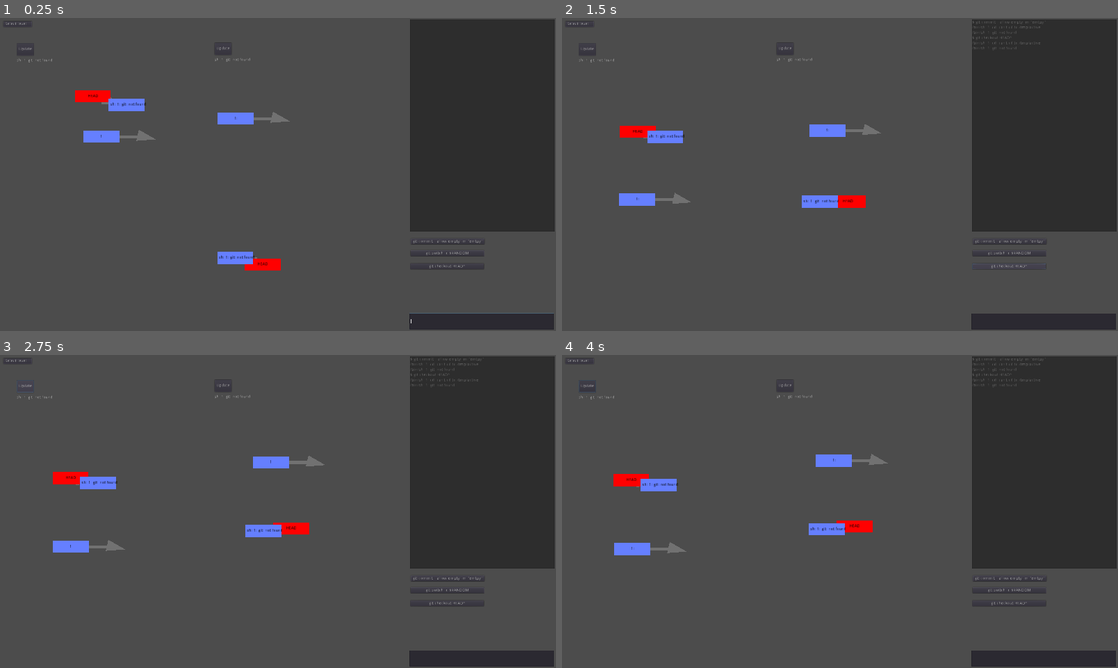
Above: before the commit, frames 1-4 (two rows, left to right).
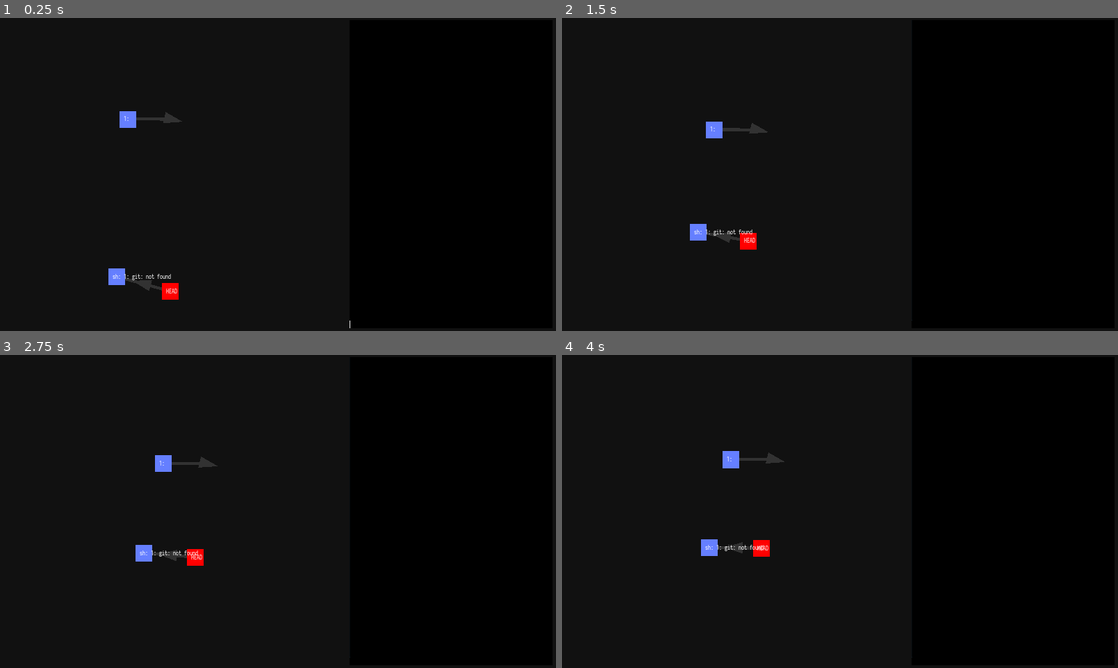
Above: after the commit, the same moments.

Repository: git-learning-game/oh-my-git
Game: Godot game, scene res://main.tscn
Two runs of this game, one before a commit and one after it. Both use one fixed random seed, a clock stepped at 60 frames per second and the inputs below.
Inputs (mouse positions are in pixels of both pictures, inside the frame that each line leads up to):
- Up to frame 1 (0.25 s): no input
- Up to frame 2 (1.5 s): click (1012, 240) at 0.5 s, where only the run before the commit has a clickable "git commit --allow-empty -m '…"; click (1006, 265) at 1.25 s, where only the run before the commit has a clickable "git checkout HEAD^"
- Up to frame 3 (2.75 s): click (27, 386) at 2 s, where only the run before the commit has a clickable "Update"
- Up to frame 4 (4 s): click (578, 361) at 2.75 s, where only the run before the commit has a clickable "Select level..."; move the mouse to (634, 480) at 3.52 s; hold Right (right) from 3.53 s (still down); click (634, 480) at 3.6 s

The runs differ from the first frame. In frame 1, 100% of the frame differs, in the area x 0-100%, y 0-100%; in frame 2, 100%; in frame 3, 100%; in frame 4, 100%.

Commit message:
Better colors and fonts

Diff:
--- a/arrow.tscn
+++ b/arrow.tscn
@@ -1,25 +1,29 @@
-[gd_scene load_steps=2 format=2]
+[gd_scene load_steps=3 format=2]
 
 [ext_resource path="res://arrow.gd" type="Script" id=1]
+[ext_resource path="res://fonts/default.tres" type="DynamicFont" id=2]
 
 [node name="Arrow" type="Node2D"]
+show_behind_parent = true
+z_as_relative = false
 script = ExtResource( 1 )
 
 [node name="Line" type="Line2D" parent="."]
-z_index = -1
 points = PoolVector2Array( -0.480499, -0.11055, 158.301, 0.581757 )
-default_color = Color( 0.447059, 0.447059, 0.447059, 1 )
+default_color = Color( 0.2, 0.2, 0.2, 1 )
 
 [node name="Tip" type="Node2D" parent="."]
 position = Vector2( 149.835, 0.290878 )
+z_index = 1
 
 [node name="Polygon" type="Polygon2D" parent="Tip"]
 position = Vector2( -9.66138, -2.89842 )
 z_index = -1
-color = Color( 0.447059, 0.447059, 0.447059, 1 )
+color = Color( 0.2, 0.2, 0.2, 1 )
 polygon = PoolVector2Array( -19.8744, 17.0372, 47.7551, 11.8845, -10.5351, -21.2861 )
 
 [node name="Label" type="Node2D" parent="."]
+visible = false
 position = Vector2( 102, 46 )
 
 [node name="ID" type="Label" parent="Label"]
@@ -27,6 +31,8 @@
 margin_top = -5.93085
 margin_right = 20.626
 margin_bottom = 8.06915
+custom_fonts/font = ExtResource( 2 )
+custom_colors/font_color = Color( 1, 1, 1, 1 )
 text = "label"
 align = 1
 __meta__ = {
--- a/command_button.gd
+++ b/command_button.gd
@@ -5,4 +5,4 @@
 
 
 func pressed():
-	$"..".send_command(text)
+	$"../..".send_command(text)
--- /dev/null
+++ b/fonts/default.tres
@@ -0,0 +1,7 @@
+[gd_resource type="DynamicFont" load_steps=2 format=2]
+
+[ext_resource path="res://fonts/iosevka-regular.ttf" type="DynamicFontData" id=1]
+
+[resource]
+size = 20
+font_data = ExtResource( 1 )
--- a/main.gd
+++ b/main.gd
@@ -4,6 +4,9 @@
 
 var server
 var client_connection
+
+onready var input = $Terminal/Control/Input
+onready var output = $Terminal/Control/Output
 
 func _ready():
 	# Initialize level select.
@@ -18,7 +21,7 @@
 
 	# Load first level.
 	load_level(0)
-	$Terminal/Input.grab_focus()
+	input.grab_focus()
 
 func list_levels():
 	var levels = []
@@ -95,7 +98,7 @@
 
 func read_commit_message():
 	$CommitMessage.show()
-	$Terminal/Input.editable = false
+	input.editable = false
 	$CommitMessage.text = game.read_file($ActiveRepository.path+"/.git/COMMIT_EDITMSG")
 	$CommitMessage.grab_focus()
 
@@ -103,7 +106,7 @@
 	game.write_file($ActiveRepository.path+"/.git/COMMIT_EDITMSG", $CommitMessage.text)
 	print("disconnect")
 	client_connection.disconnect_from_host()
-	$Terminal/Input.editable = true
+	input.editable = true
 	$CommitMessage.text = ""
 	$CommitMessage.hide()
-	$Terminal/Input.grab_focus()
+	input.grab_focus()
--- a/main.tscn
+++ b/main.tscn
@@ -1,81 +1,125 @@
-[gd_scene load_steps=5 format=2]
+[gd_scene load_steps=8 format=2]
 
 [ext_resource path="res://terminal.gd" type="Script" id=1]
 [ext_resource path="res://main.gd" type="Script" id=2]
 [ext_resource path="res://repository.tscn" type="PackedScene" id=3]
 [ext_resource path="res://command_button.tscn" type="PackedScene" id=4]
+[ext_resource path="res://fonts/default.tres" type="DynamicFont" id=5]
+
+[sub_resource type="StyleBoxFlat" id=1]
+bg_color = Color( 0, 0, 0, 1 )
+
+[sub_resource type="StyleBoxFlat" id=2]
+bg_color = Color( 0, 0, 0, 1 )
 
 [node name="Main" type="Node2D"]
 script = ExtResource( 2 )
 
-[node name="Terminal" type="Node2D" parent="."]
-z_index = 1
+[node name="Background" type="ColorRect" parent="."]
+margin_right = 1922.0
+margin_bottom = 1081.0
+mouse_filter = 2
+color = Color( 0.0705882, 0.0705882, 0.0705882, 1 )
+__meta__ = {
+"_edit_use_anchors_": false
+}
+
+[node name="Terminal" type="Control" parent="."]
 script = ExtResource( 1 )
+__meta__ = {
+"_edit_use_anchors_": false
+}
 
-[node name="Output" type="TextEdit" parent="Terminal"]
-margin_left = 1416.0
-margin_top = 4.0
-margin_right = 1915.0
-margin_bottom = 737.0
+[node name="Control" type="VBoxContainer" parent="Terminal"]
+anchor_right = 1.0
+anchor_bottom = 1.0
+margin_left = 1208.0
+margin_top = 6.0
+margin_right = 1908.0
+margin_bottom = 1070.0
+custom_constants/separation = 0
+__meta__ = {
+"_edit_use_anchors_": false
+}
+
+[node name="Output" type="TextEdit" parent="Terminal/Control"]
+margin_right = 700.0
+margin_bottom = 1038.0
+size_flags_vertical = 3
+custom_styles/read_only = SubResource( 1 )
+custom_fonts/font = ExtResource( 5 )
 readonly = true
 __meta__ = {
 "_edit_use_anchors_": false
 }
 
-[node name="Input" type="LineEdit" parent="Terminal"]
-margin_left = 1414.0
-margin_top = 1019.0
-margin_right = 1913.0
-margin_bottom = 1075.0
+[node name="Button" parent="Terminal/Control" instance=ExtResource( 4 )]
+visible = false
+margin_left = 0.0
+margin_top = 852.0
+margin_right = 700.0
+margin_bottom = 905.0
+align = 0
+
+[node name="Button2" parent="Terminal/Control" instance=ExtResource( 4 )]
+visible = false
+margin_left = 0.0
+margin_top = 905.0
+margin_right = 700.0
+margin_bottom = 958.0
+text = "git switch -c $RANDOM"
+align = 0
+
+[node name="Button3" parent="Terminal/Control" instance=ExtResource( 4 )]
+visible = false
+margin_left = 0.0
+margin_top = 958.0
+margin_right = 700.0
+margin_bottom = 1011.0
+text = "git checkout HEAD^"
+align = 0
+
+[node name="Input" type="LineEdit" parent="Terminal/Control"]
+margin_top = 1038.0
+margin_right = 700.0
+margin_bottom = 1064.0
+custom_styles/normal = SubResource( 2 )
+custom_fonts/font = ExtResource( 5 )
 __meta__ = {
 "_edit_use_anchors_": false
 }
 
-[node name="Button" parent="Terminal" instance=ExtResource( 4 )]
-
-[node name="Button2" parent="Terminal" instance=ExtResource( 4 )]
-margin_left = 1417.9
-margin_top = 801.646
-margin_right = 1671.9
-margin_bottom = 821.646
-text = "git switch -c $RANDOM"
-
-[node name="Button3" parent="Terminal" instance=ExtResource( 4 )]
-margin_left = 1417.45
-margin_top = 846.547
-margin_right = 1671.45
-margin_bottom = 866.547
-text = "git checkout HEAD^"
-
 [node name="CommitMessage" type="TextEdit" parent="."]
 visible = false
-margin_left = 889.832
-margin_top = 16.4234
-margin_right = 1388.83
-margin_bottom = 582.423
+margin_left = 1209.0
+margin_top = 6.0
+margin_right = 1907.0
+margin_bottom = 1068.0
 __meta__ = {
 "_edit_use_anchors_": false
 }
 
-[node name="Button" type="Button" parent="CommitMessage"]
-margin_left = 344.277
-margin_top = 509.45
-margin_right = 493.277
-margin_bottom = 558.45
-text = "SAVE!"
+[node name="SaveButton" type="Button" parent="CommitMessage"]
+margin_left = 537.443
+margin_top = 997.65
+margin_right = 686.443
+margin_bottom = 1046.65
+text = "Save"
 __meta__ = {
 "_edit_use_anchors_": false
 }
 
 [node name="GoalRepository" parent="." instance=ExtResource( 3 )]
+visible = false
 position = Vector2( 21.5742, 19.4168 )
 size = Vector2( 500, 1000 )
 
 [node name="ActiveRepository" parent="." instance=ExtResource( 3 )]
-position = Vector2( 704.399, 17.2594 )
+position = Vector2( 356.756, 44.1985 )
 size = Vector2( 500, 1000 )
 
 [node name="LevelSelect" type="MenuButton" parent="."]
+visible = false
 margin_left = 11.5584
 margin_top = 11.1303
 margin_right = 109.558
@@ -85,5 +129,5 @@
 __meta__ = {
 "_edit_use_anchors_": false
 }
-[connection signal="text_entered" from="Terminal/Input" to="Terminal" method="send_command"]
-[connection signal="pressed" from="CommitMessage/Button" to="." method="save_commit_message"]
+[connection signal="text_entered" from="Terminal/Control/Input" to="Terminal" method="send_command"]
+[connection signal="pressed" from="CommitMessage/SaveButton" to="." method="save_commit_message"]
--- a/node.gd
+++ b/node.gd
@@ -6,6 +6,7 @@
 var repository: Node2D
 
 var children = {} setget children_set
+var id_always_visible = false
 
 var arrow = preload("res://arrow.tscn")
 
@@ -18,7 +19,7 @@
 			var other = get_node("..").objects[c]
 			var d = other.position.distance_to(position)
 			var dir = (other.position - position).normalized()
-			var f = (d*0.05)
+			var f = (d*0.01)
 			position += dir*f
 			other.position -= dir*f
 
@@ -36,17 +37,22 @@
 		$ID.text = $ID.text.substr(0,8)
 	match new_type:
 		"blob":
-			$Rect.color = Color.gray
+			$Rect.color = Color("#333333")
 		"tree":
 			$Rect.color = Color.darkgreen
 		"commit":
 			$Rect.color = Color.orange
 		"tag":
 			$Rect.color = Color.blue
+			id_always_visible = true
 		"ref":
 			$Rect.color = Color("#6680ff")
+			id_always_visible = true
 		"head":
 			$Rect.color = Color.red
+			id_always_visible = true
+	if id_always_visible:
+		$ID.show()
 
 func children_set(new_children):
 	for c in $Arrows.get_children():
@@ -63,6 +69,9 @@
 
 func _on_hover():
 	$Content.visible = true
+	$ID.visible = true
 
 func _on_unhover():
-	$Content.visible = false
+	if not id_always_visible:
+		$Content.visible = false
+		$ID.visible = false
--- a/node.tscn
+++ b/node.tscn
@@ -1,42 +1,47 @@
-[gd_scene load_steps=3 format=2]
+[gd_scene load_steps=4 format=2]
 
 [ext_resource path="res://node.gd" type="Script" id=1]
+[ext_resource path="res://fonts/default.tres" type="DynamicFont" id=2]
 
 [sub_resource type="RectangleShape2D" id=1]
-extents = Vector2( 69.1778, 29.9015 )
+extents = Vector2( 30.4838, 29.9015 )
 
 [node name="Node" type="Node2D"]
+z_index = 1
 script = ExtResource( 1 )
 
 [node name="Rect" type="ColorRect" parent="."]
-margin_left = -62.0578
-margin_top = -20.6286
-margin_right = 61.9422
-margin_bottom = 21.3714
+margin_left = -29.0
+margin_top = -28.0
+margin_right = 29.0
+margin_bottom = 30.0
 mouse_filter = 2
+color = Color( 0.984314, 0, 0, 1 )
 __meta__ = {
 "_edit_use_anchors_": false
 }
 
 [node name="ID" type="Label" parent="."]
-margin_left = -57.0578
-margin_top = -7.6286
-margin_right = 58.9422
-margin_bottom = 16.3714
-custom_colors/font_color = Color( 0, 0, 0, 1 )
+visible = false
+margin_left = -14.6409
+margin_top = -12.4902
+margin_right = 134.359
+margin_bottom = 40.5098
+custom_fonts/font = ExtResource( 2 )
+custom_colors/font_color = Color( 1, 1, 1, 1 )
 text = "object_id"
-align = 1
 __meta__ = {
 "_edit_use_anchors_": false
 }
 
 [node name="Content" type="Label" parent="."]
 visible = false
-margin_left = -57.0
-margin_top = 29.0
-margin_right = 250.0
-margin_bottom = 238.0
-custom_colors/font_color = Color( 0, 0, 0, 1 )
+margin_left = -12.8299
+margin_top = 39.5639
+margin_right = 294.17
+margin_bottom = 248.564
+custom_fonts/font = ExtResource( 2 )
+custom_colors/font_color = Color( 1, 1, 1, 1 )
 text = "content"
 __meta__ = {
 "_edit_use_anchors_": false
--- a/repository.gd
+++ b/repository.gd
@@ -99,7 +99,7 @@
 			o2.position -= dir*f
 		var d = o.position.distance_to(Vector2(size.x/2, size.y/2))
 		var dir = (o.position - Vector2(size.x/2, size.y/2)).normalized()
-		var f = (d+0.00001)*0.02
+		var f = (d+0.00001)*0.01
 		o.position -= dir*f
 
 func git(args, splitlines = false):
--- a/repository.tscn
+++ b/repository.tscn
@@ -6,6 +6,7 @@
 script = ExtResource( 1 )
 
 [node name="Index" type="Label" parent="."]
+visible = false
 margin_left = 36.0787
 margin_top = 120.0
 margin_right = 375.079
@@ -17,6 +18,7 @@
 }
 
 [node name="IndexLabel" type="Label" parent="."]
+visible = false
 margin_left = 38.0
 margin_top = 69.0
 margin_right = 377.0
@@ -27,6 +29,7 @@
 }
 
 [node name="Button" type="Button" parent="."]
+visible = false
 margin_left = 36.5602
 margin_top = 67.9891
 margin_right = 94.5602
--- a/terminal.gd
+++ b/terminal.gd
@@ -1,20 +1,23 @@
-extends Node2D
+extends Control
 
 var thread
 
 var history = []
 var history_position = 0
 
+onready var input = $Control/Input
+onready var output = $Control/Output
+
 func _input(event):
 	if history.size() > 0:
 		if event.is_action_pressed("ui_up"):
 			history_position -= 1
 			history_position %= history.size()
-			$Input.text = history[history_position]
+			input.text = history[history_position]
 		if event.is_action_pressed("ui_down"):
 			history_position += 1
 			history_position %= history.size()
-			$Input.text = history[history_position]
+			input.text = history[history_position]
 
 func send_command(command):
 	history.push_back(command)
@@ -24,9 +27,9 @@
 	thread.start(self, "run_command_in_a_thread", command)
 
 func run_command_in_a_thread(command):
-	var output = game.sh(command, "/tmp/active")
+	var o = game.sh(command, "/tmp/active")
 
-	$Input.text = ""
-	$Output.text = $Output.text + "$ " + command + "\n" + output
-	$Output.scroll_vertical = 999999
+	input.text = ""
+	output.text = output.text + "$ " + command + "\n" + o
+	output.scroll_vertical = 999999
 	$"../ActiveRepository".update_everything()
Binary file added: fonts/iosevka-regular.ttf
Not shown, changed: levels/first/start
Not shown, changed: scripts/fake-editor
